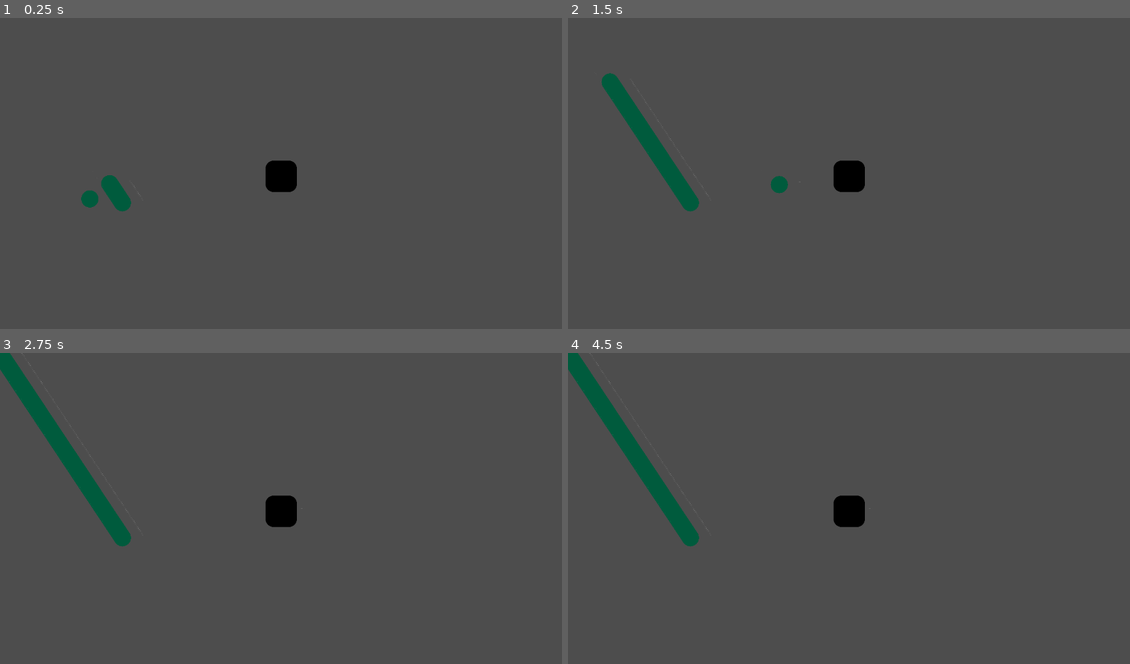
Above: before the commit, frames 1-4 (two rows, left to right).
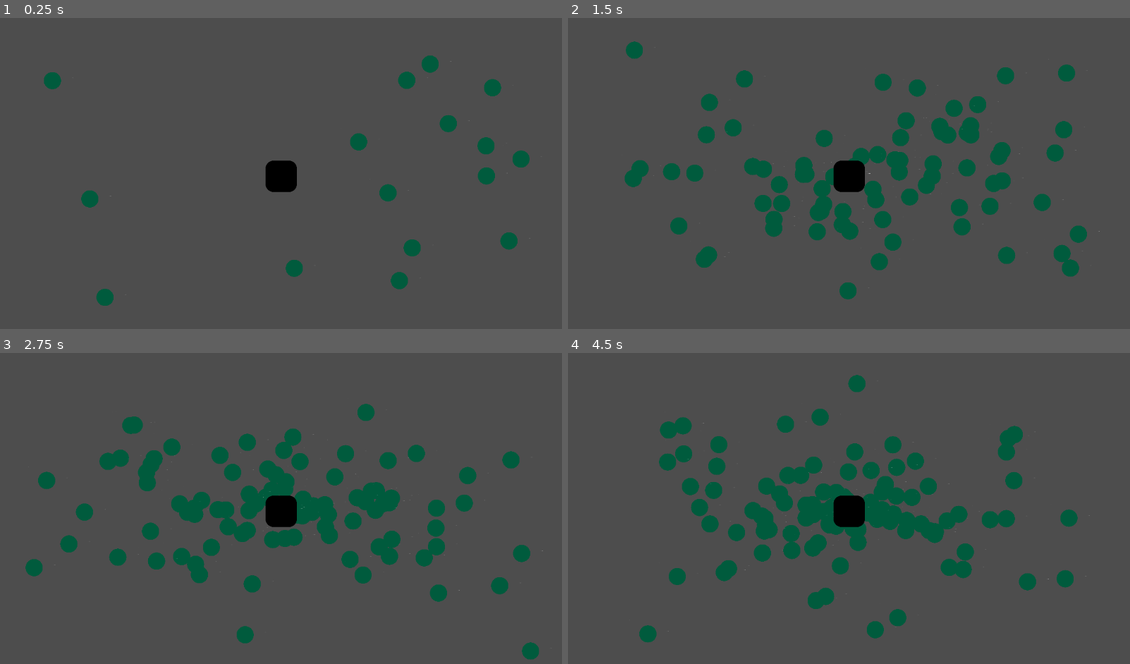
Above: after the commit, the same moments.

Repository: GamerKT4/j-ust-a-nyth-in-g
Game: Godot game, scene res://Scenes/main.tscn
Two runs of this game, one before a commit and one after it. Both use one fixed random seed, a clock stepped at 60 frames per second and the inputs below.
Inputs:
- Up to frame 1 (0.25 s): no input
- Up to frame 2 (1.5 s): no input
- Up to frame 3 (2.75 s): no input
- Up to frame 4 (4.5 s): no input

The runs differ from the first frame. In frame 1, 2.4% of the frame differs, in the area x 7-95%, y 12-93%; in frame 2, 10%; in frame 3, 12%; in frame 4, 12%, in the area x 0-93%, y 0-94%.
Error before the commit: Invalid access to property or key 'global_position' on a base object of type 'null instance'. (res://Scripts/basic_bug.gd:11)

Commit message:
Bug spawning works!
Okay so the bug spawning works, but for fun purposes lol, it is temporarily in _physics_process() so it spawns 60 bugs per second. And it lags so bad after 7 seconds and becomes unwatchable after 20 seconds lol.

Diff:
--- a/Scripts/basic_bug.gd
+++ b/Scripts/basic_bug.gd
@@ -1,6 +1,6 @@
 extends CharacterBody2D
 
-@onready var house: Node2D = %house
+@onready var house: Node2D = get_node("/root/Main/World/house")
 
 var house_position: Vector2 = Vector2.ZERO
 @export var bug_speed = 200
--- a/Scripts/bug_spawner.gd
+++ b/Scripts/bug_spawner.gd
@@ -4,17 +4,18 @@
 
 var viewport_size: Vector2
 var random_cords: Vector2
-
+var upper_limit: Vector2
+var lower_limit: Vector2
 func _ready() -> void:
 	viewport_size = get_viewport().size
-	var upper_limit: Vector2 = Vector2(viewport_size.x - 36, viewport_size.y - 36)
-	var lower_limit: Vector2 = Vector2(36, 36)
+	upper_limit = Vector2(viewport_size.x - 36, viewport_size.y - 36)
+	lower_limit = Vector2(36, 36)
+# Called every frame. 'delta' is the elapsed time since the previous frame.
+func _physics_process(delta):
 
 	random_cords.x = randf_range(lower_limit.x, upper_limit.x)
 	random_cords.y = randf_range(lower_limit.y, upper_limit.y)
 
-# Called every frame. 'delta' is the elapsed time since the previous frame.
-func _physics_process(delta):
 	var bug = basic_bug.instantiate()
 	add_child(bug)
 	bug.position = Vector2(random_cords.x, random_cords.y)
